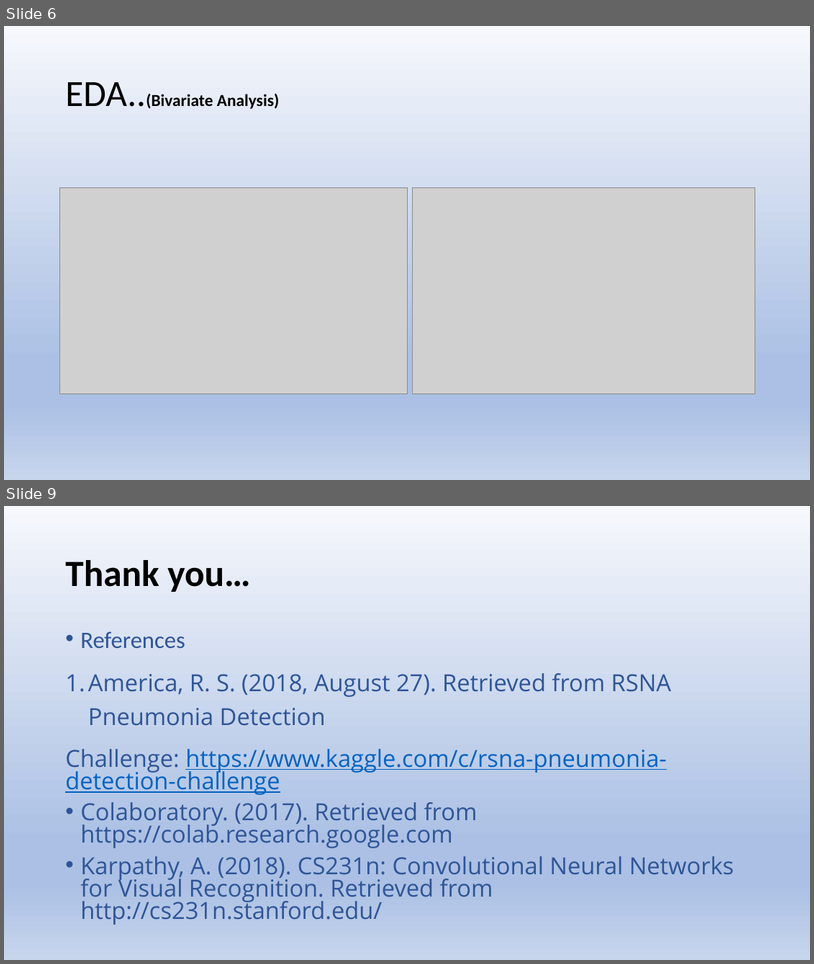
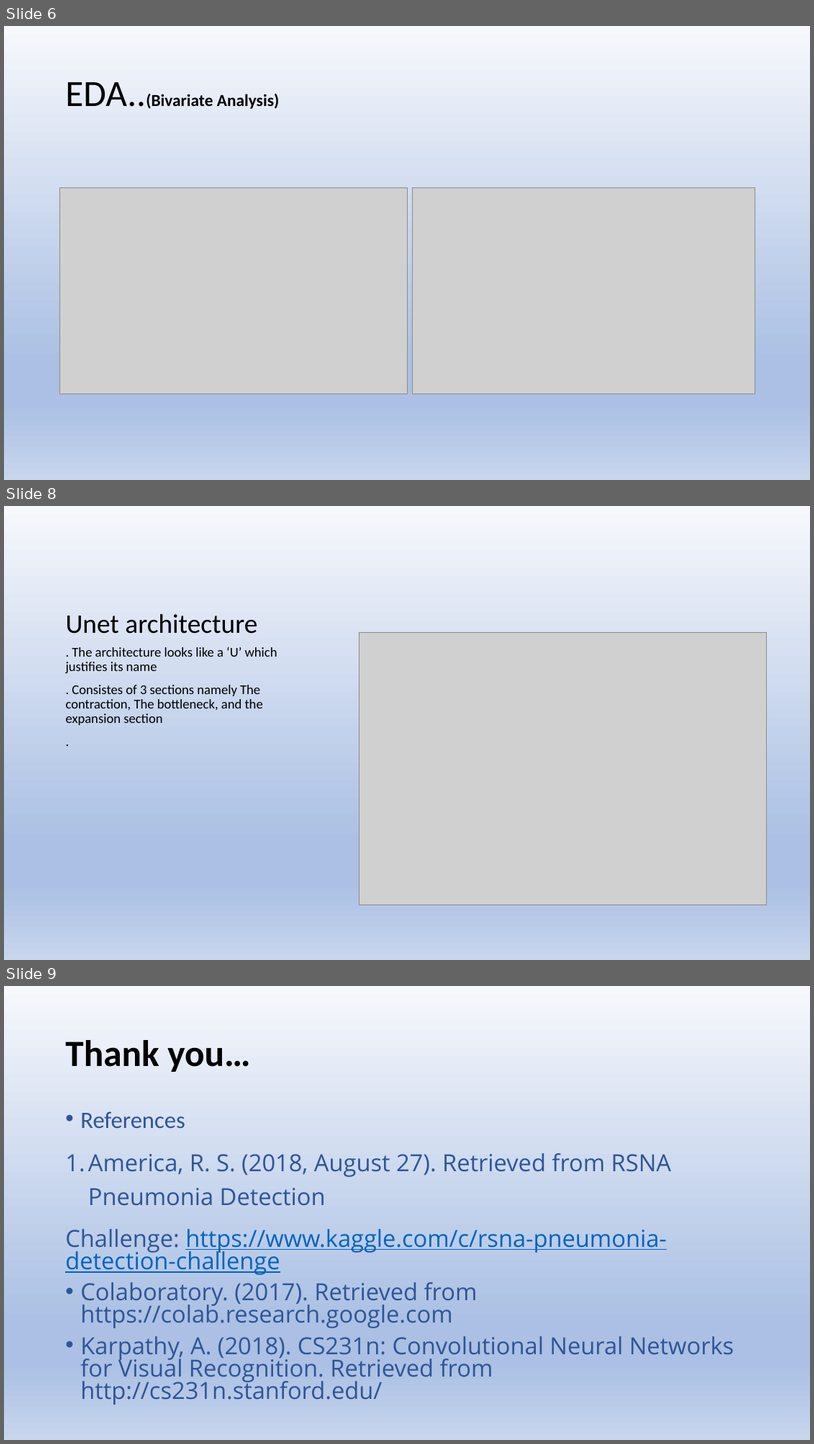
Before and after one commit to SATTOM0108/ai-pneumonia-detection, a slide deck: Final_Report/CapStone-Project.pptx. Shown one above the other, each under a label of ours: slides 6 and 9 before the commit, slides 6, 8 and 9 after it; the slides between them are not shown. The pictures are 814x964 and 814x1444 pixels, drawn with LibreOffice and Linux fonts; fonts in the diff are those of the drawing; grey boxes stand for pictures. Boxes give left, top, right and bottom in pixels: in the first picture for what was removed or moved away, otherwise in the second. Text is boxed around its words. In the diff, an @@ line names an element or a change of style, - is before the commit and + after.

```diff
--- a/Final_Report/CapStone-Project.pptx
+++ b/Final_Report/CapStone-Project.pptx
@@ slide 8 added at [4,506,810,960], background gradient #F6F8FC to #ABC0E4 to #C7D5ED @@
@@ title added at [66,614,257,633], 32 pt, text #000000 @@
+Unet architecture
@@ picture added at [359,633,767,905] @@
@@ text added at [66,647,278,725], 16 pt, text #000000 @@
+. The architecture looks like a ‘U’ which justifies its name
+. Consistes of 3 sections namely The contraction, The bottleneck, and the expansion section
+.
```
Also in this commit, not shown: 1 slide changed, 1 slide removed.
